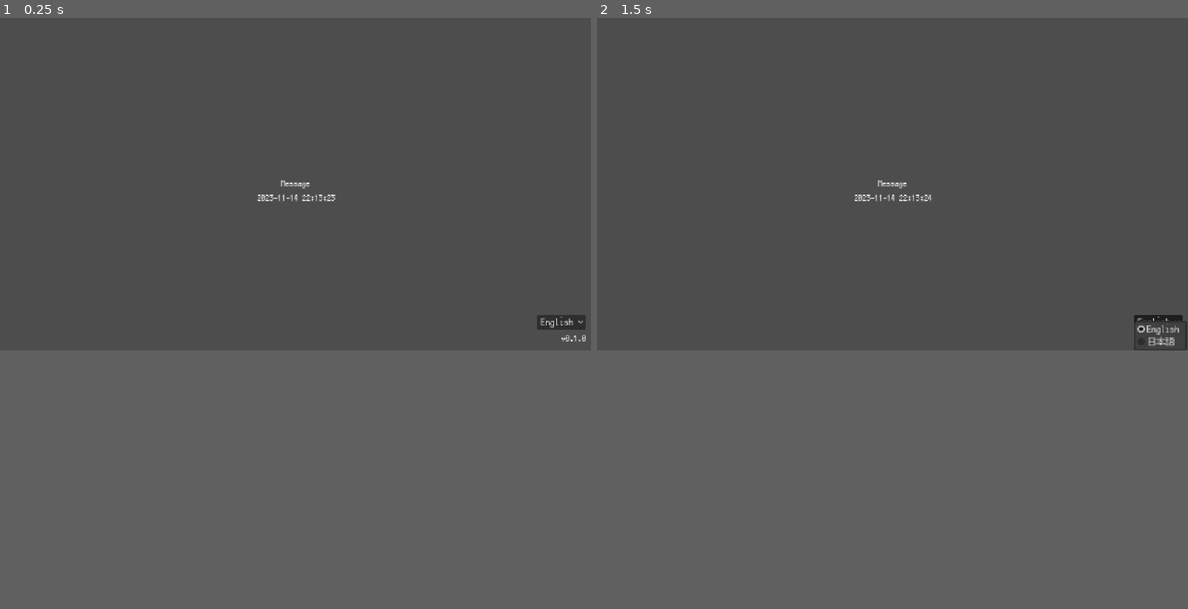
Above: before the commit, frames 1-2 (left to right).
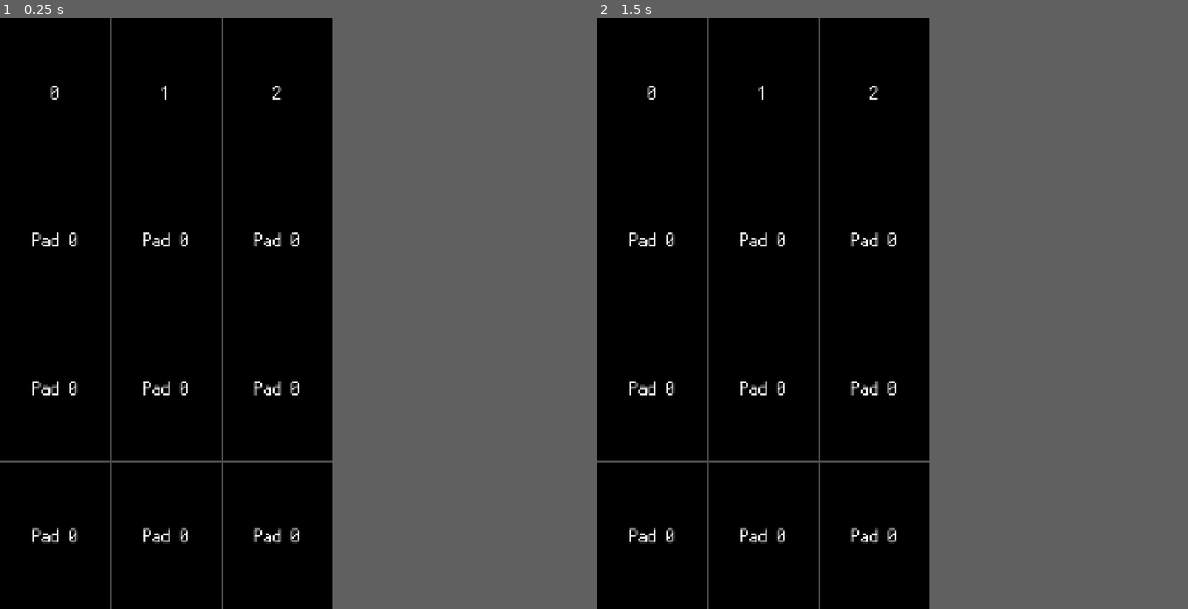
Above: after the commit, the same moments.

Repository: joshuafolkken/quick-pad
Game: Godot game, scene res://scenes/main.tscn
Two runs of this game, one before a commit and one after it. Both use one fixed random seed, a clock stepped at 60 frames per second and the inputs below. Before the commit the project starts from res://scenes/example.tscn.
Inputs (mouse positions are in pixels of both pictures, inside the frame that each line leads up to):
- Up to frame 1 (0.25 s): no input
- Up to frame 2 (1.5 s): click (697, 59) at 0.52 s; click (1158, 319) at 1.25 s, where only the run before the commit has a clickable "English"
The window is 800x450 before the commit and 450x800 after it. Grey fills any space a smaller window leaves; there, only what the larger window draws over its background counts as a difference.

The runs differ from the first frame. In frame 1, 32% of the frame differs, in the area x 0-100%, y 0-100%; in frame 2, 32%.

Commit message:
show pads #3

Diff:
--- a/project.godot
+++ b/project.godot
@@ -11,8 +11,8 @@
 [application]
 
 config/name="Quick Pad"
-config/version="0.1.0"
-run/main_scene="uid://djcdy0d718ei3"
+config/version="0.2.0"
+run/main_scene="uid://eufd3b7a5ftf"
 config/features=PackedStringArray("4.4", "Forward Plus")
 config/icon="res://icon.svg"
 
@@ -26,7 +26,10 @@
 
 [display]
 
+window/size/viewport_width=1080
+window/size/viewport_height=1920
 window/stretch/mode="canvas_items"
+window/stretch/aspect="expand"
 
 [editor_plugins]
 
--- /dev/null
+++ b/scenes/main.gd
@@ -0,0 +1,11 @@
+extends Node2D
+
+@onready var pad0: Pad = $CanvasLayer/VBoxContainer/Row/Pad0
+@onready var pad1: Pad = $CanvasLayer/VBoxContainer/Row/Pad1
+@onready var pad2: Pad = $CanvasLayer/VBoxContainer/Row/Pad2
+
+
+func _ready() -> void:
+	pad0.set_label("0")
+	pad1.set_label("1")
+	pad2.set_label("2")
--- /dev/null
+++ b/scenes/main.tscn
@@ -0,0 +1,29 @@
+[gd_scene load_steps=3 format=3 uid="uid://eufd3b7a5ftf"]
+
+[ext_resource type="Script" uid="uid://b1tu88gjkc8e1" path="res://scenes/main.gd" id="1_o5qli"]
+[ext_resource type="PackedScene" uid="uid://cj5p1ndmiain5" path="res://scenes/row.tscn" id="2_sugp2"]
+
+[node name="Main" type="Node2D"]
+script = ExtResource("1_o5qli")
+
+[node name="CanvasLayer" type="CanvasLayer" parent="."]
+
+[node name="VBoxContainer" type="VBoxContainer" parent="CanvasLayer"]
+anchors_preset = 15
+anchor_right = 1.0
+anchor_bottom = 1.0
+grow_horizontal = 2
+grow_vertical = 2
+theme_override_constants/separation = 2
+
+[node name="Row" parent="CanvasLayer/VBoxContainer" instance=ExtResource("2_sugp2")]
+layout_mode = 2
+
+[node name="Row2" parent="CanvasLayer/VBoxContainer" instance=ExtResource("2_sugp2")]
+layout_mode = 2
+
+[node name="Row3" parent="CanvasLayer/VBoxContainer" instance=ExtResource("2_sugp2")]
+layout_mode = 2
+
+[node name="Row4" parent="CanvasLayer/VBoxContainer" instance=ExtResource("2_sugp2")]
+layout_mode = 2
--- /dev/null
+++ b/scenes/pad.gd
@@ -0,0 +1,13 @@
+class_name Pad
+extends Control
+
+@onready var _label: Label = $Label
+@onready var _player: AudioStreamPlayer = $Player
+
+
+func set_label(value: String) -> void:
+	_label.text = value
+
+
+func _on_button_down() -> void:
+	_player.play()
--- /dev/null
+++ b/scenes/pad.tscn
@@ -0,0 +1,49 @@
+[gd_scene load_steps=3 format=3 uid="uid://houetpgse2ap"]
+
+[ext_resource type="Script" uid="uid://db12omxg40u6c" path="res://scenes/pad.gd" id="1_acetd"]
+[ext_resource type="AudioStream" uid="uid://sic3h28wk3in" path="res://assets/audio/1.mp3" id="2_sqfiy"]
+
+[node name="Pad" type="Control"]
+layout_mode = 3
+anchors_preset = 15
+anchor_right = 1.0
+anchor_bottom = 1.0
+grow_horizontal = 2
+grow_vertical = 2
+size_flags_vertical = 3
+script = ExtResource("1_acetd")
+
+[node name="ColorRect" type="ColorRect" parent="."]
+layout_mode = 1
+anchors_preset = 15
+anchor_right = 1.0
+anchor_bottom = 1.0
+grow_horizontal = 2
+grow_vertical = 2
+color = Color(0, 0, 0, 1)
+
+[node name="Label" type="Label" parent="."]
+layout_mode = 1
+anchors_preset = 15
+anchor_right = 1.0
+anchor_bottom = 1.0
+grow_horizontal = 2
+grow_vertical = 2
+size_flags_vertical = 3
+theme_override_font_sizes/font_size = 60
+text = "Pad 0"
+horizontal_alignment = 1
+vertical_alignment = 1
+
+[node name="Button" type="TextureButton" parent="."]
+layout_mode = 1
+anchors_preset = 15
+anchor_right = 1.0
+anchor_bottom = 1.0
+grow_horizontal = 2
+grow_vertical = 2
+
+[node name="Player" type="AudioStreamPlayer" parent="."]
+stream = ExtResource("2_sqfiy")
+
+[connection signal="button_down" from="Button" to="." method="_on_button_down"]
--- /dev/null
+++ b/scenes/row.tscn
@@ -0,0 +1,19 @@
+[gd_scene load_steps=2 format=3 uid="uid://cj5p1ndmiain5"]
+
+[ext_resource type="PackedScene" uid="uid://houetpgse2ap" path="res://scenes/pad.tscn" id="1_7024n"]
+
+[node name="Row" type="HBoxContainer"]
+size_flags_vertical = 3
+theme_override_constants/separation = 2
+
+[node name="Pad0" parent="." instance=ExtResource("1_7024n")]
+layout_mode = 2
+size_flags_horizontal = 3
+
+[node name="Pad1" parent="." instance=ExtResource("1_7024n")]
+layout_mode = 2
+size_flags_horizontal = 3
+
+[node name="Pad2" parent="." instance=ExtResource("1_7024n")]
+layout_mode = 2
+size_flags_horizontal = 3
Not shown, added: assets/audio/1.mp3.import
Not shown, added: scenes/main.gd.uid
Not shown, added: scenes/pad.gd.uid
Not shown, added: assets/audio/1.mp3
